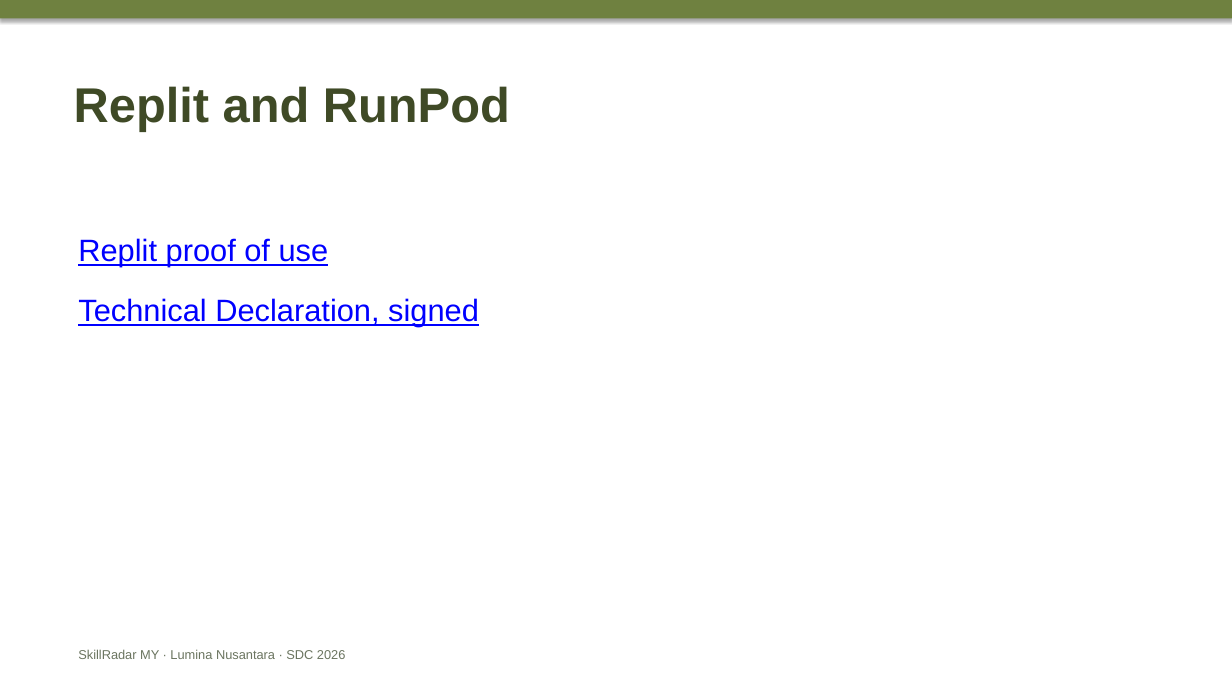
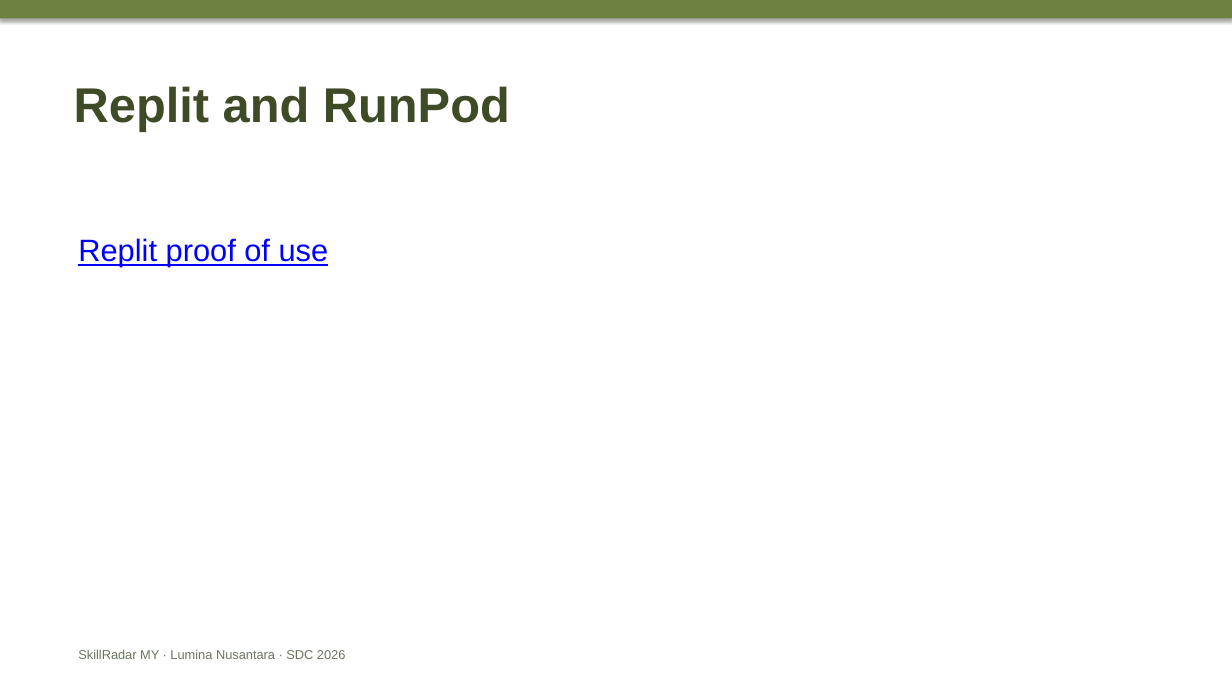
Before and after one commit to douyinlin/sdc2026-lumina-nusantara, a slide deck: slide 4 of team/CUE_DECK_4min10_to_6min.pptx. Drawn at 1232x693 pixels with LibreOffice and Linux fonts; fonts in the diff are those of the drawing. Boxes give left, top, right and bottom in pixels: in the first picture for what was removed or moved away, otherwise in the second. Text is boxed around its words. In the diff, an @@ line names an element or a change of style, - is before the commit and + after.

```diff
--- a/team/CUE_DECK_4min10_to_6min.pptx
+++ b/team/CUE_DECK_4min10_to_6min.pptx
@@ text at box(78, 298, 479, 327): paragraph removed @@
-Technical Declaration, signed
```
Also in this commit, not shown: 4 other slides changed, 3 other files.
